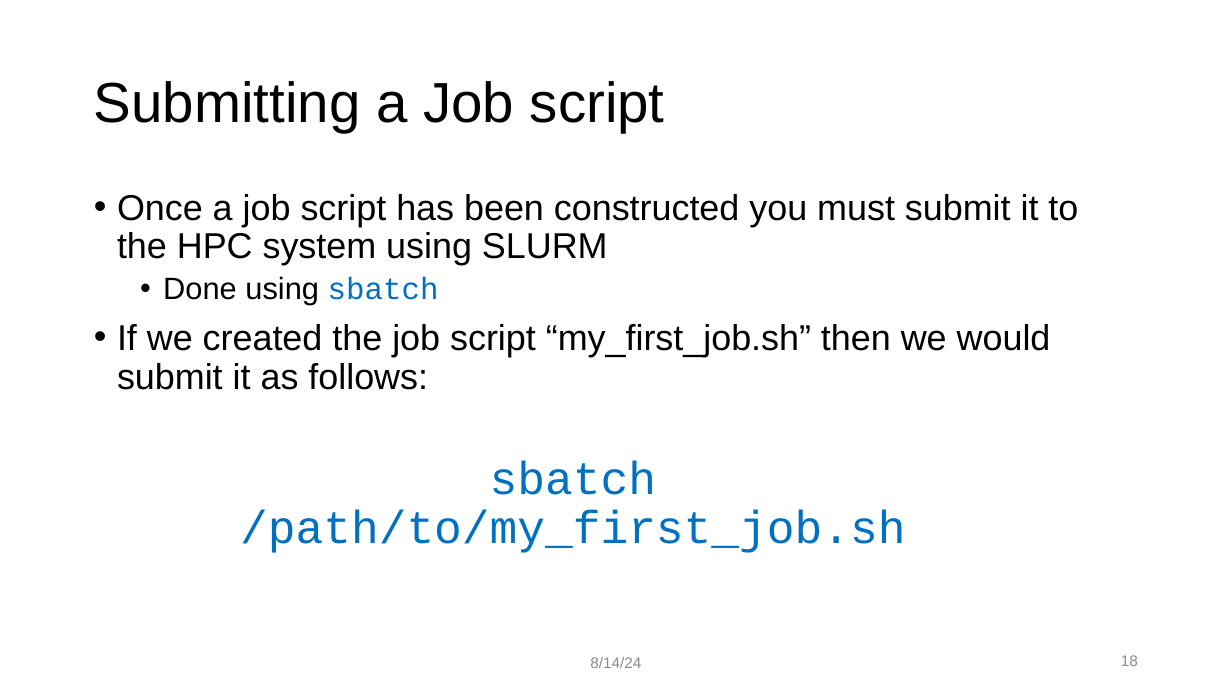
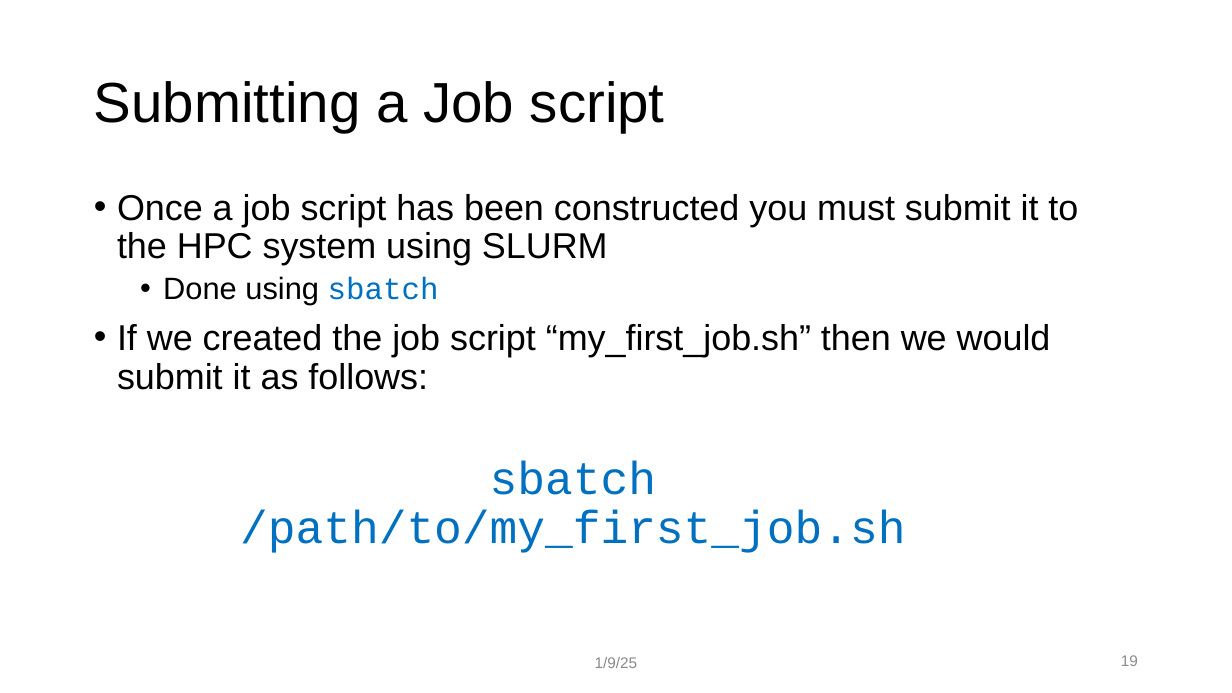
Before and after one commit to mohalkh5/hpc_fundamentals_micro_credential, a slide deck: slide 19 of scheduling_jobs/scheduling_jobs.pptx (slide 18 before the commit). Drawn at 1232x693 pixels with LibreOffice and Linux fonts; fonts in the diff are those of the drawing; background and template pictures are left out. Boxes give left, top, right and bottom in pixels: in the first picture for what was removed or moved away, otherwise in the second. Text is boxed around its words. In the diff, an @@ line names an element or a change of style, - is before the commit and + after.

```diff
--- a/scheduling_jobs/scheduling_jobs.pptx
+++ b/scheduling_jobs/scheduling_jobs.pptx
@@ text at [595, 657, 638, 668]: text changed @@
-8/14/24
+1/9/25
```
Also in this commit, not shown: 25 other slides changed, 2 slides added, 1 other file.
